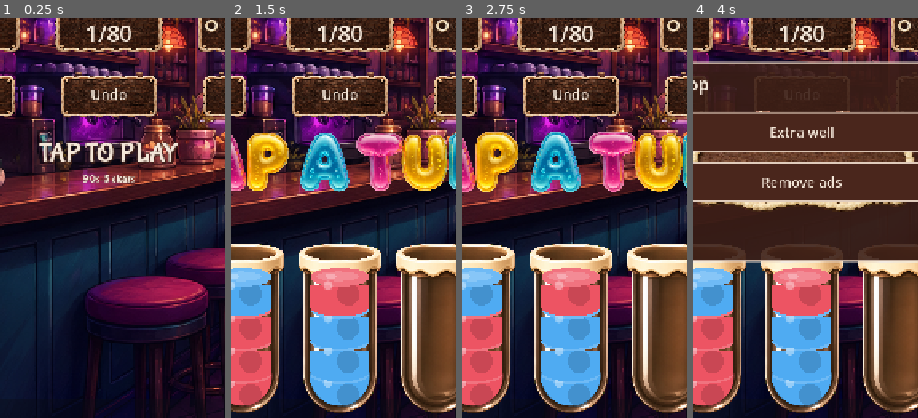
Above: before the commit, frames 1-4 (left to right).
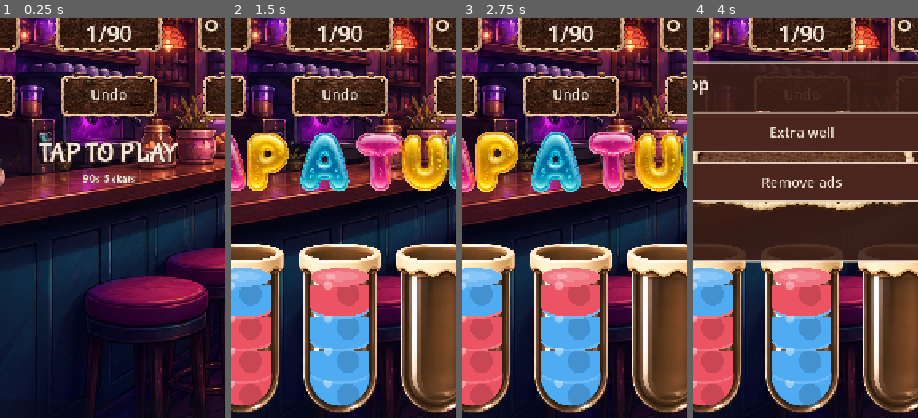
Above: after the commit, the same moments.

Repository: Obsidian-Crow-Studios/Tint_Drop_Project
Game: Godot game, scene res://scenes/main.tscn
Same seed, same stepped clock (60 frames per second), same inputs: the game is played once before the commit and once after it.
Inputs:
- Up to frame 1 (0.25 s): no input
- Up to frame 2 (1.5 s): click "Restart" at 0.5 s; click "Restart" at 1.25 s
- Up to frame 3 (2.75 s): click "Restart" at 2 s
- Up to frame 4 (4 s): click "Undo" at 2.75 s; click "Shop" at 3.5 s
The pictures show only the part of the screen within x 26-76%, y 32-82%; the shares and areas given below are measured in that part.

The runs differ from the first frame. In frame 1, 0.1% of the frame differs, in the area x 47-53%, y 2-6%; in frame 2, 0.1%; in frame 3, 0.1%; in frame 4, 0.1%.

Commit message:
Add hand-tuned levels 81–90 with distinct sandwich locks.
68–80 were one 24-move / 125-node sandwich up to color permutation.
81–90 keep 7 tubes / 6 colors / 1 empty and 24 optimal pours, but vary
ABAB / ABAC / ABCA / ABCB mixes so BFS node counts are 124–153, not
clones. README now says ninety levels. BFS proves all 90 solvable.

Co-authored-by: Obsidian-Crow-Studios <Obsidian-Crow-Studios@users.noreply.github.com>

Diff:
--- a/godot/scripts/main.gd
+++ b/godot/scripts/main.gd
@@ -127,6 +127,16 @@
 	[[2, 3, 1, 2], [3, 4, 0, 5], [3, 2, 1, 2], [1, 5, 3, 4], [0, 4, 0, 4], [1, 5, 0, 5], []],
 	[[3, 0, 5, 1], [2, 1, 2, 1], [3, 0, 2, 0], [4, 5, 3, 4], [5, 1, 2, 0], [5, 4, 3, 4], []],
 	[[5, 1, 5, 1], [2, 4, 0, 1], [0, 3, 2, 3], [0, 1, 5, 4], [3, 0, 2, 3], [2, 4, 5, 4], []],
+	[[3, 1, 2, 5], [2, 0, 4, 0], [3, 5, 3, 1], [0, 2, 4, 0], [4, 1, 4, 1], [3, 5, 2, 5], []],
+	[[3, 1, 5, 1], [4, 0, 4, 2], [1, 3, 5, 1], [4, 2, 5, 2], [4, 0, 3, 0], [5, 2, 3, 0], []],
+	[[0, 5, 2, 0], [5, 0, 2, 0], [2, 1, 5, 4], [3, 4, 3, 1], [2, 1, 3, 1], [5, 4, 3, 4], []],
+	[[0, 2, 0, 4], [3, 5, 1, 2], [1, 4, 1, 4], [0, 2, 1, 2], [0, 4, 5, 3], [5, 3, 5, 3], []],
+	[[4, 0, 1, 3], [2, 5, 1, 5], [2, 3, 1, 3], [1, 5, 0, 4], [0, 4, 0, 4], [2, 3, 2, 5], []],
+	[[3, 0, 2, 0], [3, 4, 2, 5], [3, 0, 1, 4], [1, 5, 2, 5], [1, 4, 2, 0], [5, 1, 3, 4], []],
+	[[5, 0, 4, 1], [5, 2, 3, 4], [3, 1, 4, 1], [3, 4, 0, 2], [1, 3, 5, 0], [5, 2, 0, 2], []],
+	[[4, 1, 5, 3], [4, 2, 4, 1], [0, 3, 5, 3], [0, 1, 5, 2], [0, 3, 0, 1], [4, 2, 5, 2], []],
+	[[1, 4, 0, 4], [0, 2, 0, 2], [1, 4, 5, 3], [5, 3, 5, 3], [1, 2, 0, 4], [3, 5, 1, 2], []],
+	[[0, 4, 0, 4], [2, 3, 1, 3], [4, 0, 2, 5], [2, 5, 1, 5], [1, 5, 1, 3], [2, 3, 0, 4], []],
 ]
 
 var level_index: int = 0
Not shown, changed: README.md
